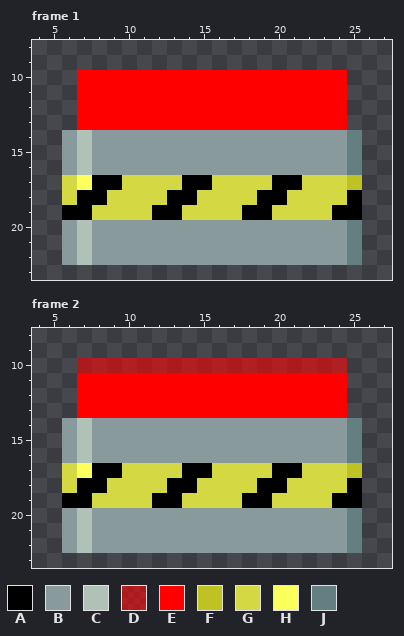
One commit to this pixel-art file: assets/textures/button.aseprite. Above, as it was before the edit.
32x32 pixels, 10 frames. Shown: frame 1: x 4..27, y 8..23; frame 2: x 4..27, y 8..23. The commit also changed other frames, which this record leaves out.
Palette (. is transparent): A #000000  B #899a9c  C #b0c2b8  D #ff000092  E #ff0000  F #bfc223  G #d4d943  H #fcff5c  J #637f82
Pixels before, frame 1, first column x 6:
10 .EEEEEEEEEEEEEEEEEE.
11 .EEEEEEEEEEEEEEEEEE.
12 .EEEEEEEEEEEEEEEEEE.
13 .EEEEEEEEEEEEEEEEEE.
14 BCBBBBBBBBBBBBBBBBBJ
15 BCBBBBBBBBBBBBBBBBBJ
16 BCBBBBBBBBBBBBBBBBBJ
17 GHAAGGGGAAGGGGAAGGGF
18 GAAGGGGAAGGGGAAGGGGA
19 AAGGGGAAGGGGAAGGGGAA
20 BCBBBBBBBBBBBBBBBBBJ
21 BCBBBBBBBBBBBBBBBBBJ
22 BCBBBBBBBBBBBBBBBBBJ
Pixels before, frame 2, first column x 6:
10 .DDDDDDDDDDDDDDDDDD.
11 .EEEEEEEEEEEEEEEEEE.
12 .EEEEEEEEEEEEEEEEEE.
13 .EEEEEEEEEEEEEEEEEE.
14 BCBBBBBBBBBBBBBBBBBJ
15 BCBBBBBBBBBBBBBBBBBJ
16 BCBBBBBBBBBBBBBBBBBJ
17 GHAAGGGGAAGGGGAAGGGF
18 GAAGGGGAAGGGGAAGGGGA
19 AAGGGGAAGGGGAAGGGGAA
20 BCBBBBBBBBBBBBBBBBBJ
21 BCBBBBBBBBBBBBBBBBBJ
22 BCBBBBBBBBBBBBBBBBBJ
Now the later version:
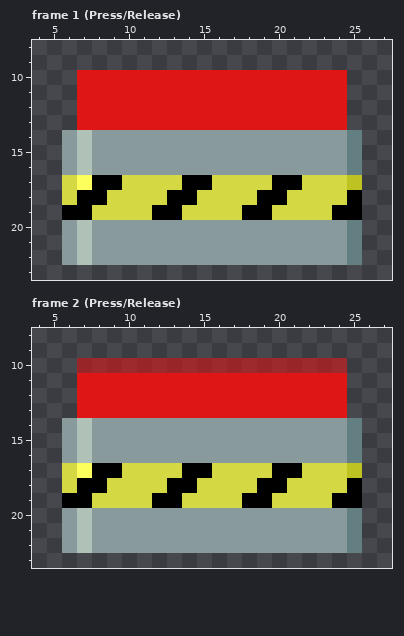
Log entry: Add animations command functionality to BaseButton * Rename default animation to 'Press/Release'
Difference:
colour D: #ff000092 -> #de161692
colour E: #ff0000 -> #de1616
